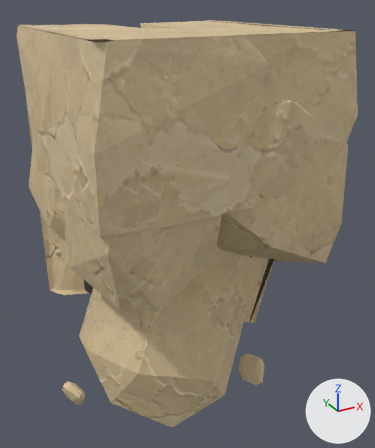
Before and after pictures for a commit that changed the glTF model assets/custom/models/ground_modules/ground_bottom_square_end_08.glb.
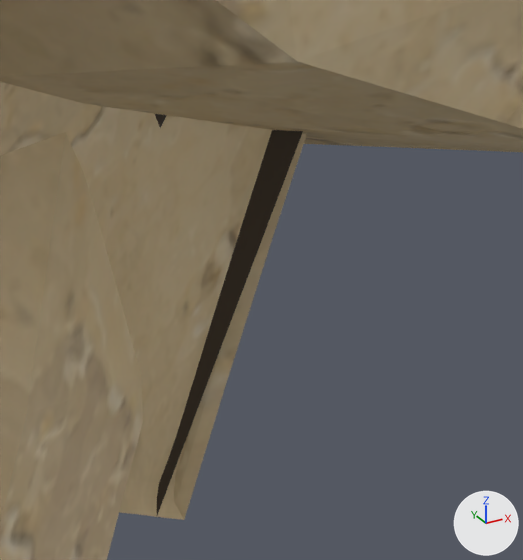
The first picture shows the older version from a 50 mm camera at (-0.52, -1.48, 1.12) aimed at (0.57, 0.5, 0.13). The close-ups show the older and then the newer version on the part from 60% to 83% of the width and 53% to 74% of the height of that picture. Only the edits that show in the close-ups are written down. Arrows for +X, +Y and +Z are at lower right; the lights stay in place.

Names of what the first close-up shows: 'GroundBottomSquareEnd08_Body'.
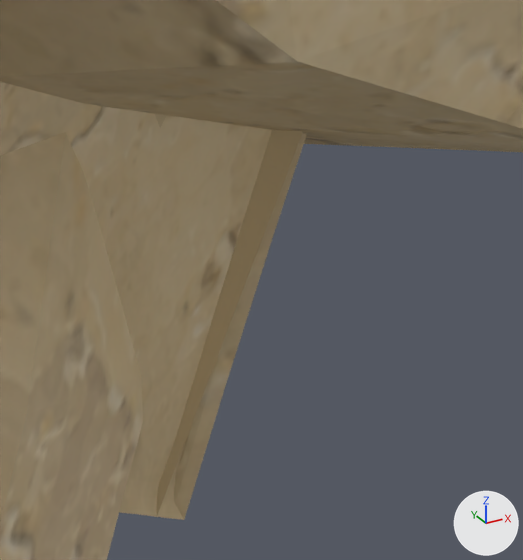
Patch to the scene script:
```diff
--- a/assets/custom/models/ground_modules/ground_bottom_square_end_08.glb.py
+++ b/assets/custom/models/ground_modules/ground_bottom_square_end_08.glb.py
@@ mat_groundmodulerecess @@
 mat_groundmodulerecess = principled_material('GroundModuleRecess')
-mat_groundmodulerecess.base_color = (0.06, 0.045, 0.032)  # brown #453c32
+mat_groundmodulerecess.base_color = (0.61, 0.48, 0.28)  # beige #cdb890
 mat_groundmodulerecess.roughness = 0.95
```

What differs and where, as boxes [x1, y1, x2, y2] in the close-ups (523 x 560 px):
'GroundBottomSquareEnd08_Body', recoloured
    both: [152, 111, 306, 517]
